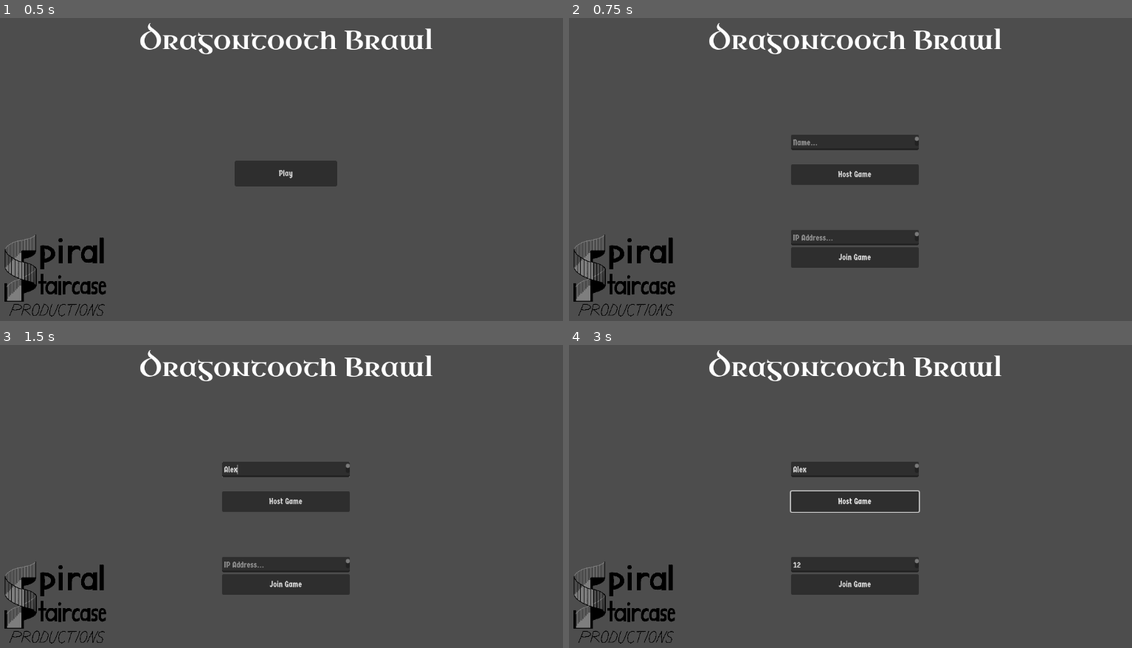
Above: before the commit, frames 1-4 (two rows, left to right).
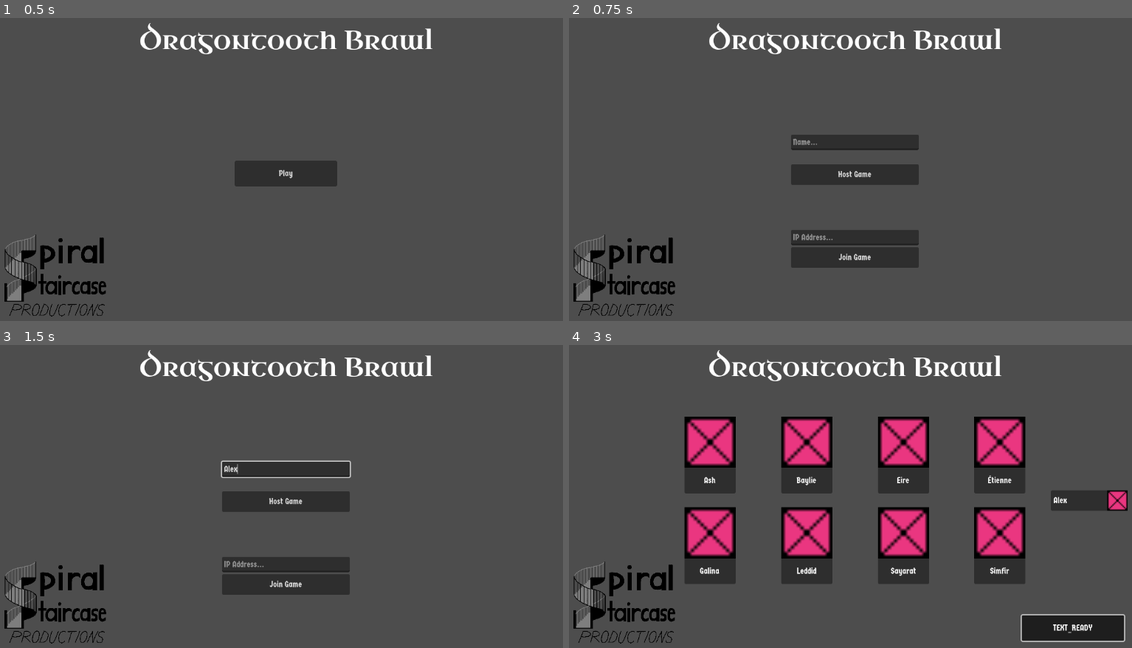
Above: after the commit, the same moments.

Repository: afourneaux/DragontoothBrawler
Game: Godot game, scene res://Menus/TitleMenu.tscn
The game is run twice, just before and just after one commit, with the same random seed, the same clock (stepped at 60 frames per second) and the same inputs.
Inputs (mouse positions are in pixels of both pictures, inside the frame that each line leads up to):
- Up to frame 1 (0.5 s): no input
- Up to frame 2 (0.75 s): click "Play" at 0.5 s
- Up to frame 3 (1.5 s): click (287, 469) at 1.27 s; type "Alex" at 1.35 s
- Up to frame 4 (3 s): click (856, 563) at 1.5 s; type "12" at 1.58 s; click "Host Game" at 2 s; click (1075, 626) at 2.75 s, where only the run after the commit has a clickable "TEXT_READY"

Frame 1 is identical in both runs. In frame 2, less than 0.1% of the frame differs, in the area x 39-63%, y 39-74%; in frame 3, 0.3%; in frame 4, 22%, in the area x 20-100%, y 23-99%.

Commit message:
Character select screen connections

Diff:
--- /dev/null
+++ b/Menus/CharacterSelectMenu.tscn
@@ -0,0 +1,88 @@
+[gd_scene load_steps=3 format=3 uid="uid://ord0qayuyao"]
+
+[ext_resource type="FontFile" uid="uid://lf13dwkcg2gj" path="res://Assets/Fonts/Germania_One/GermaniaOne-Regular.ttf" id="2_814jx"]
+
+[sub_resource type="GDScript" id="GDScript_l1sv3"]
+resource_name = "CharacterSelectMenu"
+script/source = "extends Control
+
+
+var _character_package = preload(\"res://Menus/UI/character.tscn\")
+var _player_package = preload(\"res://Menus/UI/player.tscn\")
+
+func _ready():
+	Server._on_update_serverside_player_data.connect(update_data)
+	for character in Globals.CHARACTER_NAMES.keys():
+		var character_instance = _character_package.instantiate()
+		character_instance.get_node(\"Label\").text = Globals.CHARACTER_NAMES[character]
+		#TODO Set character image
+		$CharacterList.add_child(character_instance)
+
+
+func update_data():
+	for child in $PlayerList.get_children():
+		$PlayerList.remove_child(child)
+	for player in Server._player_data:
+		var player_instance = _player_package.instantiate()
+		player_instance.get_node(\"Label\").text = Server._player_data[player].player_name
+		#TODO Selected Character & ready state
+		$PlayerList.add_child(player_instance)
+
+"
+
+[node name="CharacterSelectMenu" type="Control"]
+layout_mode = 3
+anchors_preset = 15
+anchor_right = 1.0
+anchor_bottom = 1.0
+grow_horizontal = 2
+grow_vertical = 2
+script = SubResource("GDScript_l1sv3")
+
+[node name="CharacterList" type="GridContainer" parent="."]
+layout_mode = 1
+anchors_preset = 8
+anchor_left = 0.5
+anchor_top = 0.5
+anchor_right = 0.5
+anchor_bottom = 0.5
+offset_left = -375.0
+offset_top = -175.0
+offset_right = 375.0
+offset_bottom = 175.0
+grow_horizontal = 2
+grow_vertical = 2
+columns = 4
+
+[node name="PlayerList" type="GridContainer" parent="."]
+custom_minimum_size = Vector2(150, 350)
+layout_mode = 1
+anchors_preset = 6
+anchor_left = 1.0
+anchor_top = 0.5
+anchor_right = 1.0
+anchor_bottom = 0.5
+offset_left = -193.0
+offset_top = -175.0
+offset_right = -43.0
+offset_bottom = 175.0
+grow_horizontal = 0
+grow_vertical = 2
+
+[node name="Button" type="Button" parent="."]
+custom_minimum_size = Vector2(200, 50)
+layout_mode = 1
+anchors_preset = 3
+anchor_left = 1.0
+anchor_top = 1.0
+anchor_right = 1.0
+anchor_bottom = 1.0
+offset_left = -250.0
+offset_top = -100.0
+offset_right = -50.0
+offset_bottom = -50.0
+grow_horizontal = 0
+grow_vertical = 0
+theme_override_fonts/font = ExtResource("2_814jx")
+toggle_mode = true
+text = "TEXT_READY"
--- a/Menus/LobbyMenu.tscn
+++ b/Menus/LobbyMenu.tscn
@@ -13,8 +13,6 @@
 var _connection_status = 0
 
 var isMenuDisabled = false
-@onready var playerName = $Inputs/NameInput.text
-
 @onready var peer = ENetMultiplayerPeer.new()
 
 # Called when the node enters the scene tree for the first time.
@@ -44,8 +42,8 @@
 	if isMenuDisabled:
 		return
 
-	playerName = $Inputs/NameInput.text
-	if not playerName:
+	PlayerData.player_name = $Inputs/NameInput.text
+	if not PlayerData.player_name:
 		$Inputs/WarningText.text = \"Please enter a name\"
 		return
 
@@ -53,15 +51,16 @@
 
 	peer.create_server(DEFAULT_PORT, Globals.MAX_PLAYERS)
 	multiplayer.multiplayer_peer = peer
-	#TODO: Advance to character select
+	Globals._on_scene_changed.emit(Globals.SCENE_CHARACTER_MENU)
+	Server.is_hosting = true
 
 
 func _on_join_button_pressed():
 	if isMenuDisabled:
 		return
 
-	playerName = $Inputs/NameInput.text
-	if not playerName:
+	PlayerData.player_name = $Inputs/NameInput.text
+	if not PlayerData.player_name:
 		$Inputs/WarningText.text = \"Please enter a name\"
 		return
 
@@ -85,12 +84,7 @@
 
 func _on_connection_success():
 	$Inputs/WarningText.text = \"Connection succeeded\"
-	announce_connection.rpc(playerName)
-
-
-@rpc(\"any_peer\", \"call_remote\")
-func announce_connection(name):
-	$Inputs/WarningText.text = \"%s has joined!\" % name
+	Globals._on_scene_changed.emit(Globals.SCENE_CHARACTER_MENU)
 "
 
 [node name="LobbyMenu" type="Control"]
@@ -115,7 +109,7 @@
 grow_horizontal = 2
 grow_vertical = 0
 
-[node name="NameInput" type="TextEdit" parent="Inputs"]
+[node name="NameInput" type="LineEdit" parent="Inputs"]
 custom_minimum_size = Vector2(250, 30)
 layout_mode = 2
 size_flags_horizontal = 6
@@ -133,7 +127,7 @@
 theme_override_fonts/font = ExtResource("1_r7exu")
 text = "TEXT_HOST"
 
-[node name="IPInput" type="TextEdit" parent="Inputs"]
+[node name="IPInput" type="LineEdit" parent="Inputs"]
 custom_minimum_size = Vector2(250, 30)
 layout_mode = 2
 size_flags_horizontal = 6
--- /dev/null
+++ b/Menus/UI/character.tscn
@@ -0,0 +1,41 @@
+[gd_scene load_steps=3 format=3 uid="uid://cuylsun8iko7f"]
+
+[ext_resource type="Texture2D" uid="uid://dtxla57etuy1j" path="res://Assets/Sprites/invalid.bmp" id="1_qopkj"]
+[ext_resource type="FontFile" uid="uid://lf13dwkcg2gj" path="res://Assets/Fonts/Germania_One/GermaniaOne-Regular.ttf" id="2_s71rc"]
+
+[node name="Character" type="Panel"]
+custom_minimum_size = Vector2(100, 150)
+size_flags_horizontal = 6
+size_flags_vertical = 6
+
+[node name="Portrait" type="TextureRect" parent="."]
+custom_minimum_size = Vector2(100, 100)
+layout_mode = 1
+anchors_preset = 5
+anchor_left = 0.5
+anchor_right = 0.5
+offset_left = -50.0
+offset_right = 50.0
+offset_bottom = 100.0
+grow_horizontal = 2
+texture = ExtResource("1_qopkj")
+expand_mode = 1
+
+[node name="Label" type="Label" parent="."]
+custom_minimum_size = Vector2(100, 50)
+layout_mode = 1
+anchors_preset = 7
+anchor_left = 0.5
+anchor_top = 1.0
+anchor_right = 0.5
+anchor_bottom = 1.0
+offset_left = -50.0
+offset_top = -50.0
+offset_right = 50.0
+grow_horizontal = 2
+grow_vertical = 0
+theme_override_fonts/font = ExtResource("2_s71rc")
+text = "CHARACTER_NAME"
+horizontal_alignment = 1
+vertical_alignment = 1
+clip_text = true
--- /dev/null
+++ b/Menus/UI/player.tscn
@@ -0,0 +1,35 @@
+[gd_scene load_steps=3 format=3 uid="uid://dvcc37oxdxfai"]
+
+[ext_resource type="FontFile" uid="uid://lf13dwkcg2gj" path="res://Assets/Fonts/Germania_One/GermaniaOne-Regular.ttf" id="1_hqoih"]
+[ext_resource type="Texture2D" uid="uid://dtxla57etuy1j" path="res://Assets/Sprites/invalid.bmp" id="2_jtchw"]
+
+[node name="Player" type="Panel"]
+custom_minimum_size = Vector2(0, 40)
+size_flags_horizontal = 3
+size_flags_vertical = 6
+
+[node name="Label" type="Label" parent="."]
+custom_minimum_size = Vector2(100, 40)
+layout_mode = 0
+offset_left = 5.0
+offset_right = 100.0
+offset_bottom = 40.0
+theme_override_fonts/font = ExtResource("1_hqoih")
+text = "TEXT_NAME"
+vertical_alignment = 1
+
+[node name="SelectedCharacter" type="TextureRect" parent="."]
+custom_minimum_size = Vector2(40, 40)
+layout_mode = 1
+anchors_preset = 6
+anchor_left = 1.0
+anchor_top = 0.5
+anchor_right = 1.0
+anchor_bottom = 0.5
+offset_left = -40.0
+offset_top = -20.0
+offset_bottom = 20.0
+grow_horizontal = 0
+grow_vertical = 2
+texture = ExtResource("2_jtchw")
+expand_mode = 1
--- a/Scripts/Globals.gd
+++ b/Scripts/Globals.gd
@@ -4,4 +4,17 @@
 
 const SCENE_LOBBY_MENU = "LobbyMenu"
 const SCENE_MAIN_MENU = "MainMenu"
+const SCENE_CHARACTER_MENU = "CharacterSelectMenu"
 const MAX_PLAYERS = 8
+
+enum Character {NONE, ASH, BAYLIE, EIRE, ETIENNE, GALINA, LEDDID, SAYARAT, SIMFIR}
+const CHARACTER_NAMES = {
+	Character.ASH: "Ash",
+	Character.BAYLIE: "Baylie",
+	Character.EIRE: "Eire",
+	Character.ETIENNE: "Étienne",
+	Character.GALINA: "Galina",
+	Character.LEDDID: "Leddid",
+	Character.SAYARAT: "Sayarat",
+	Character.SIMFIR: "Simfir"
+}
--- /dev/null
+++ b/Scripts/PlayerData.gd
@@ -0,0 +1,17 @@
+extends Node
+
+signal _on_update_player_data()
+
+# Basic info
+var player_name = ""
+var selected_character = Globals.Character.NONE
+
+# Lobby info
+var is_ready = false
+
+func package_data():
+	return {
+		"player_name": player_name,
+		"selected_character": selected_character,
+		"is_ready": is_ready
+	}
--- /dev/null
+++ b/Scripts/Server.gd
@@ -0,0 +1,50 @@
+extends Node
+
+signal _on_update_serverside_player_data()
+
+var _player_data = {}
+var _is_data_dirty = false
+var _is_server_configured = false
+var is_hosting = false
+
+func _ready():
+	multiplayer.peer_disconnected.connect(_on_peer_disconnected)
+	multiplayer.connected_to_server.connect(_enable_data_sending)
+
+func _process(delta):
+	if not is_hosting:
+		return
+	if not _is_server_configured:
+		PlayerData._on_update_player_data.connect(_client_send_player_data)
+		_player_data[1] = PlayerData.package_data()
+		_on_update_serverside_player_data.emit()
+		_is_server_configured = true
+	if _is_data_dirty:
+		_server_update_player_state.rpc(_player_data)
+		_is_data_dirty = false
+
+func _on_peer_disconnected(id):
+	_player_data.erase(id)
+	_is_data_dirty = true
+
+@rpc("authority", "reliable", "call_local")
+func _server_update_player_state(player_data):
+	_player_data = player_data
+	_on_update_serverside_player_data.emit()
+
+func _enable_data_sending():
+	PlayerData._on_update_player_data.connect(_client_send_player_data)
+	_client_send_player_data()
+
+func _client_send_player_data():
+	"""Send local data to the server"""
+	_server_receive_player_data.rpc_id(1, PlayerData.package_data())
+
+@rpc("any_peer", "reliable", "call_remote")
+func _server_receive_player_data(player_data):
+	"""Receive updated player data from the client"""
+	if not multiplayer.is_server():
+		return
+	var sender_id = multiplayer.get_remote_sender_id()
+	_player_data[sender_id] = player_data
+	_is_data_dirty = true
--- a/project.godot
+++ b/project.godot
@@ -18,6 +18,8 @@
 [autoload]
 
 Globals="*res://Scripts/Globals.gd"
+PlayerData="*res://Scripts/PlayerData.gd"
+Server="*res://Scripts/Server.gd"
 
 [rendering]
 
Binary file added: Assets/Sprites/invalid.bmp
Not shown, added: Assets/Sprites/invalid.bmp.import
